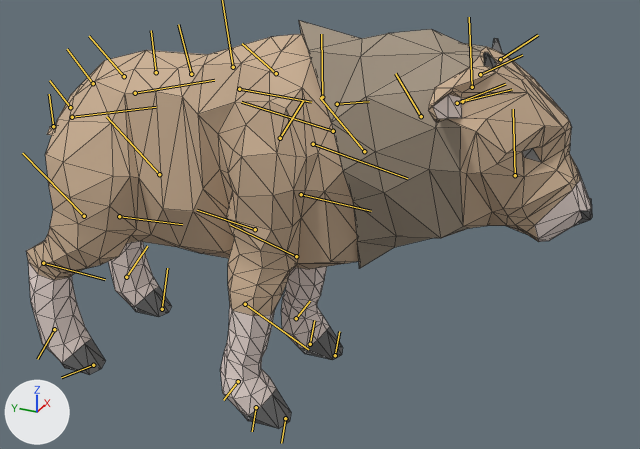
One commit to the FBX model Assets/Animation/Duskalo_Idle.fbx: the scene before it, then after it.
Both versions are drawn from a 50 mm camera at (-0.048, -0.0278, 0.0281) aimed at (-0.0002, -0.0063, 0.0042). The axes (+X, +Y, +Z) are drawn at lower left. The lights are the same throughout. Both versions are drawn at frame 100 of the action 'Take 001'; the numbers are the values there. The bones that bend it are drawn over the model as lines. Mesh edges are drawn as thin lines.

Objects in the first picture: 'Duskalo_Mesh'.
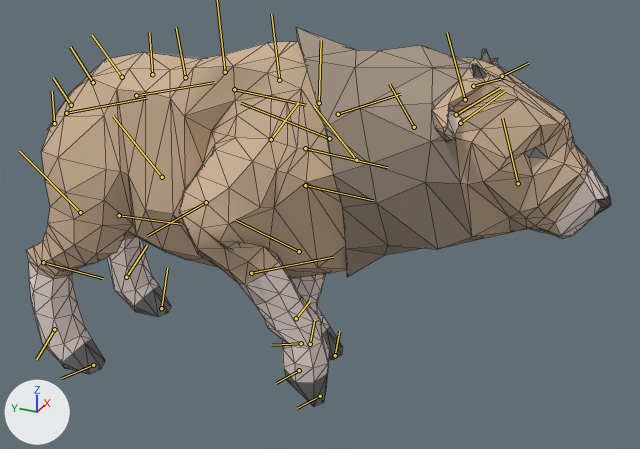
Where the change shows, as pixel boxes (x1, y1, x2, y2) in the pictures (640 x 449 px):
'Duskalo_Mesh', posed (7% shorter)
    before: (27, 20, 592, 429)
    after: (27, 27, 611, 407)
bone 'Root_Dusk_Joint', root to tip
    before: (124, 76) to (89, 36)
    after: (122, 77) to (92, 35)
bone 'dusk_joint5', root to tip
    before: (322, 97) to (321, 34)
    after: (319, 103) to (321, 40)
bone 'dusk_joint6', root to tip
    before: (364, 151) to (320, 97)
    after: (356, 160) to (313, 105)
bone 'dusk_joint8', root to tip
    before: (472, 87) to (469, 17)
    after: (465, 99) to (447, 32)
bone 'dusk_joinjoint40', root to tip
    before: (462, 101) to (512, 89)
    after: (456, 114) to (500, 88)
bone 'dusk_joinjoint50', root to tip
    before: (480, 74) to (522, 55)
    after: (473, 86) to (504, 78)
bone 'dusk_joinjoint12', root to tip
    before: (333, 131) to (241, 102)
    after: (329, 138) to (241, 103)
bone 'dusk_joint13', root to tip
    before: (301, 194) to (371, 211)
    after: (305, 185) to (373, 200)
bone 'dusk_joinjoint51', root to tip
    before: (313, 144) to (407, 178)
    after: (305, 148) to (387, 167)
bone 'dusk_joint48', root to tip
    before: (255, 229) to (197, 210)
    after: (206, 202) to (147, 236)
bone 'dusk_joint50', root to tip
    before: (238, 381) to (223, 400)
    after: (301, 343) to (271, 345)
bone 'dusk_joinjoint45', root to tip
    before: (337, 104) to (369, 101)
    after: (338, 114) to (400, 94)
bone 'dusk_joint18', root to tip
    before: (135, 93) to (214, 80)
    after: (136, 95) to (214, 82)
bone 'dusk_joint19', root to tip
    before: (159, 174) to (106, 116)
    after: (162, 177) to (113, 116)
bone 'dusk_joint20', root to tip
    before: (119, 216) to (182, 224)
    after: (119, 215) to (181, 224)
bone 'dusk_joint42', root to tip
    before: (72, 117) to (156, 107)
    after: (66, 113) to (146, 98)
bone 'dusk_joint20.001', root to tip
    before: (43, 263) to (105, 279)
    after: (43, 262) to (103, 278)

What the commit changed:
Bone 'Root_Dusk_Joint' (bone_root_dusk_joint) moves from (0.026, -0.012, 0.018) to (0.0, 0.0, 0.0).
Bone 'Root_Dusk_Joint' (bone_root_dusk_joint) turns from (-1, 1, 2) to (-7, -1, 0) degrees about its own x, y and z.
Bone 'dusk_joint5' (bone_dusk_joint5) moves from (0.003, 0.0, 0.0) to (0.137, -0.002, -0.006).
Bone 'dusk_joint6' (bone_dusk_joint6) turns from (5, 4, 1) to (11, 6, 2) degrees about its own x, y and z.
Bone 'dusk_joint8' (bone_dusk_joint8) turns from (0, 0, 0) to (0, 0, 14) degrees about its own x, y and z.
Bone 'dusk_joinjoint40' (bone_dusk_joinjoint40) turns from (0, 0, 0) to (20, 11, 1) degrees about its own x, y and z.
Bone 'dusk_joinjoint50' (bone_dusk_joinjoint50) turns from (0, 0, 0) to (-36, -9, 20) degrees about its own x, y and z.
Bone 'dusk_joinjoint12' (bone_dusk_joinjoint12) turns from (-2, 9, -1) to (-6, -4, 2) degrees about its own x, y and z.
Bone 'dusk_joint13' (bone_dusk_joint13) turns from (0, 18, -5) to (0, -1, 1) degrees about its own x, y and z.
Bone 'dusk_joint15' (bone_dusk_joint15) turns from (-6, -5, 3) to (-1, 1, 0) degrees about its own x, y and z.
Bone 'dusk_joinjoint51' (bone_dusk_joinjoint51) turns from (-18, 10, -7) to (-27, -35, 2) degrees about its own x, y and z.
Bone 'dusk_joint48' (bone_dusk_joint48) turns from (0, 17, -4) to (-4, -56, 30) degrees about its own x, y and z.
Bone 'dusk_joint50' (bone_dusk_joint50) turns from (3, -21, -1) to (-3, 4, -74) degrees about its own x, y and z.
Bone 'dusk_joinjoint45' (bone_dusk_joinjoint45) turns from (0, 0, -1) to (-106, 41, -44) degrees about its own x, y and z.
Bone 'dusk_joint18' (bone_dusk_joint18) turns from (-2, 3, -3) to (-5, 7, -1) degrees about its own x, y and z.
Bone 'dusk_joint19' (bone_dusk_joint19) turns from (0, 0, -1) to (0, 1, 3) degrees about its own x, y and z.
Bone 'dusk_joint20' (bone_dusk_joint20) turns from (0, 0, 0) to (1, 0, 4) degrees about its own x, y and z.
Bone 'dusk_joint42' (bone_dusk_joint42) turns from (-1, 4, -4) to (-4, 7, 0) degrees about its own x, y and z.
Bone 'dusk_joint20.001' (bone_dusk_joint20_001) turns from (1, 0, -2) to (1, 0, -4) degrees about its own x, y and z.
